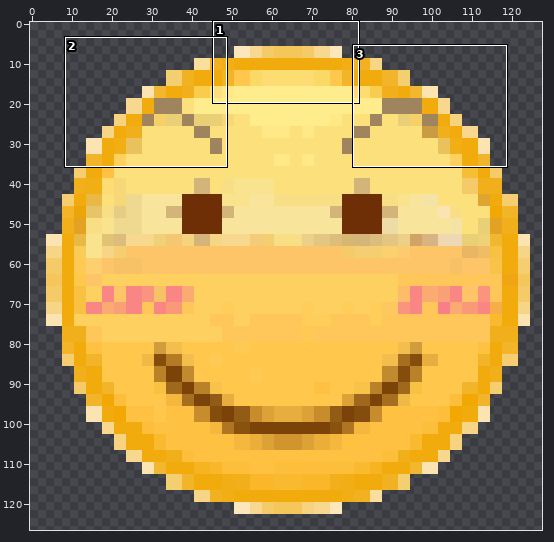
File history of a sprite sheet, Assets/Images/PlayerAtlas.png. The picture above shows the old version from afar; the outline marks the close-up.
Close-up. Old version:
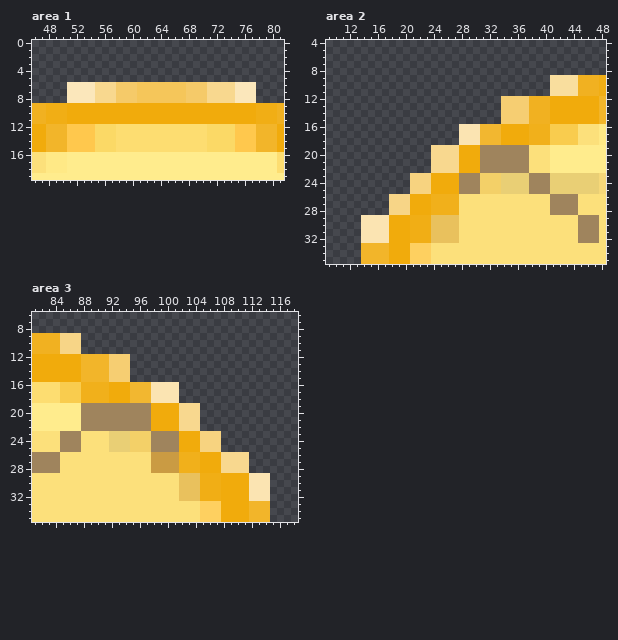
The file is 128x128 pixels. Colours within 5 levels of each other are drawn and written as one. Shown: area 1: x 46..81, y 0..19; area 2: x 9..48, y 4..35; area 3: x 81..118, y 6..35. The wide view leaves out empty margins. The commit also changed other parts of the picture, which this record leaves out.
The same view after the edit:
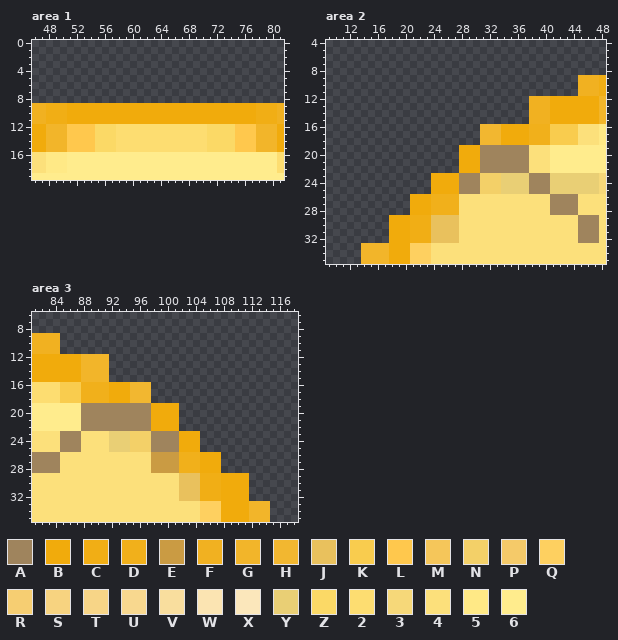
Palette (. is transparent): A #9f845d  B #f1ab0c  C #f1ae15  D #f1b01b  E #ca9b43  F #f1b121  G #f2b52a  H #f2b730  J #e9c15d  K #f9cc4e  L #ffc84d  M #f5c65a  N #f3d068  P #f5ca69  Q #fed060  R #f6ce72  S #f7d380  T #f7d587  U #f8d88f  V #f9de9e  W #fbe4b2  X #fbe7bb  Y #e9cf75  Z #fbd966  2 #fddd71  3 #f6d879  4 #fce07b  5 #ffe986  6 #ffec8d
From old to new:
Area 1:
The author cleared colour M in rows 6 to 8 at x 61 to 67.
The author cleared colour P in rows 6 to 8 at x 58 to 60 and 68 to 70.
The author cleared colour U in rows 6 to 8 at x 55 to 57 and 71 to 74.
The author cleared colour X in rows 6 to 8 at x 51 to 54 and 75 to 77.
Area 2:
The author cleared colour R in rows 12 to 15 at x 34 to 37.
The author cleared colour S in rows 23 to 25 at x 21 to 23.
The author cleared colour T in rows 26 to 28 at x 18 to 20.
The author cleared colour U in rows 19 to 22 at x 24 to 27.
The author cleared colour V in rows 9 to 11 at x 41 to 44.
The author cleared colour W in rows 16 to 18 at x 28 to 30; in rows 29 to 32 at x 14 to 17.
Area 3:
The author cleared colour R in rows 12 to 15 at x 92 to 94.
The author cleared colour S in rows 23 to 25 at x 105 to 107.
The author cleared colour T in rows 9 to 11 at x 85 to 87.
The author cleared colour U in rows 19 to 22 at x 102 to 104; in rows 26 to 28 at x 108 to 111.
The author cleared colour W in rows 16 to 18 at x 98 to 101; in rows 29 to 32 at x 112 to 114.
Changed places in both close-ups, as pixel boxes (x1, y1, x2, y2):
erased: (67, 82, 256, 103)
erased: (361, 75, 578, 243)
erased: (60, 333, 270, 501)
